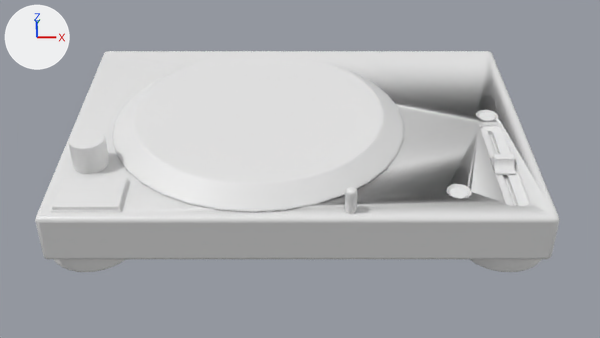
The Blender file turntable.blend as it was, and as the next commit left it.
Camera for both pictures: the file's camera 'Camera'. Lighting does not change. The marker at upper left points along +X, +Y and +Z.

The older version as bpy lines, for what is in view:
```python
ob_base = bpy.data.objects.new('base', me_cube)
ob_base.location = (0.29, -0.18, 0.04)
ob_circle_001 = bpy.data.objects.new('Circle.001', me_circle_002)
ob_circle_001.location = (2.667, -2.134, 0.388)
ob_circle_005 = bpy.data.objects.new('Circle.005', me_circle_006)
ob_circle_005.location = (-2.9, -1.43, 0.37)
ob_circle_007 = bpy.data.objects.new('Circle.007', me_circle_008)
ob_circle_007.location = (-0.35, -0.85, 0.37)
ob_circle_007.scale = (1.05, 1.05, 1.0)
ob_cube_002 = bpy.data.objects.new('Cube.002', me_cube_005)
ob_cube_002.parent = ob_cutter
ob_cube_002.location = (3.562, -1.348, 0.311)
ob_cube_002.scale = (1.0, 1.03, 1.0)
ob_cutter = bpy.data.objects.new('Cutter', me_cutter)
ob_cutter.location = (3.672, -2.483, 0.444)
ob_cutter.rotation_euler = (0.0, 0.0, -3.142)  # degrees (0, 0, -180)
ob_cutter.scale = (1.6, 1.51, 0.559)
ob_legs = bpy.data.objects.new('legs', me_circle)
ob_legs.location = (3.47, -1.97, -0.3)
ob_plane = bpy.data.objects.new('Plane', me_plane)
ob_plane.location = (-2.73, -2.26, 0.37)
ob_plane.scale = (0.968, 0.968, 0.968)
```
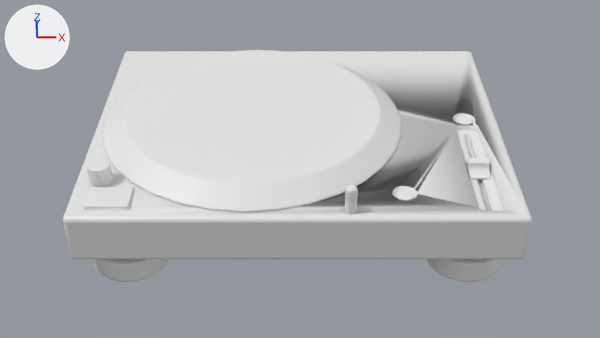
ob_circle_001 is not drawn itself; it is used by a modifier of ob_base.
ob_cutter is not drawn itself; it is the parent of ob_cube_002, ob_cube, ob_circle_004 and it is used by a modifier of ob_base.

What differs and where, as boxes (x1, y1, x2, y2) in the pictures (600 x 338 px):
'base', moved, rescaled (11% narrower)
    before: (35, 51, 560, 259)
    after: (63, 51, 532, 259)
'Circle.007', moved, rescaled
    before: (113, 53, 404, 212)
    after: (102, 50, 401, 212)
'legs', moved, rescaled
    before: (53, 259, 542, 272)
    after: (94, 259, 501, 282)
'Plane', moved, rescaled (35% narrower, 30% shorter)
    before: (52, 178, 128, 210)
    after: (84, 187, 133, 209)
'Circle.005', moved, rescaled (34% narrower, 35% shorter)
    before: (69, 129, 109, 174)
    after: (87, 158, 113, 187)
'Cube.002', moved
    before: (490, 154, 516, 175)
    after: (465, 158, 491, 179)
'Plane.001', moved, rescaled (34% narrower, 33% shorter)
    before: (51, 180, 130, 212)
    after: (83, 189, 135, 210)
'Circle.002', moved
    before: (479, 112, 495, 121)
    after: (456, 116, 472, 125)

The change, as a list of edits to the scene's bpy script:
```text
Change ob_circle_001:
    ob_circle_001.location: (2.667, -2.134, 0.388) -> (1.866, -2.182, 0.388)
Change ob_plane:
    ob_plane.location: (-2.73, -2.26, 0.37) -> (-2.46, -2.33, 0.37)
    ob_plane.scale: (0.968, 0.968, 0.968) -> (0.639, 0.639, 0.639)
Change ob_circle_005:
    ob_circle_005.location: (-2.9, -1.43, 0.37) -> (-2.66, -1.87, 0.37)
    ob_circle_005.scale: (1.0, 1.0, 1.0) -> (0.635, 0.635, 0.635)
Change ob_circle_007:
    ob_circle_007.location: (-0.35, -0.85, 0.37) -> (-0.46, -0.79, 0.37)
    ob_circle_007.scale: (1.05, 1.05, 1.0) -> (1.09, 1.09, 1.0)
Change ob_base:
    ob_base.scale: (1.0, 1.0, 1.0) -> (0.895, 1.0, 1.0)
Change ob_legs:
    ob_legs.location: (3.47, -1.97, -0.3) -> (2.88, -2.08, -0.77)
Change ob_cutter:
    ob_cutter.location: (3.672, -2.483, 0.444) -> (3.267, -2.596, 0.444)
```
